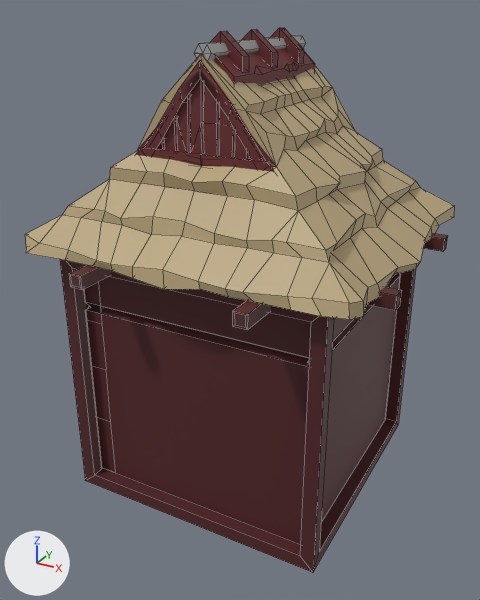
Two versions of the Blender file Assets/3D Models/Buildings/Assassin Building.blend, one commit apart.
Rendered twice from a 50 mm lens placed at (1.52, -2.9, 2.35), pointed at (-0.03, -0.09, 0.94). Arrows for +X, +Y and +Z are at lower left; the lights stay in place. Mesh edges are drawn as thin lines.

The older version as bpy lines, for what is in view:
```python
ob_sm_bld_house_door_02 = bpy.data.objects.new('SM_Bld_House_Door_02', me_mesh_001)
ob_sm_bld_house_door_02.parent = ob_sm_bld_tower_02
ob_sm_bld_house_door_02.location = (-0.62, 0.0, 0.0)
ob_sm_bld_house_door_02.rotation_euler = (1.571, 0.0, -1.571)  # degrees (90, 0, -90)
ob_sm_bld_house_door_02.scale = (0.543, 0.543, 0.543)
ob_sm_bld_house_roof_thatch_01 = bpy.data.objects.new('SM_Bld_House_Roof_Thatch_01', me_mesh_002)
ob_sm_bld_house_roof_thatch_01.parent = ob_sm_bld_tower_02
ob_sm_bld_house_roof_thatch_01.location = (0.0, 0.0, 1.244)
ob_sm_bld_house_roof_thatch_01.rotation_euler = (1.571, 0.0, 0.0)  # degrees (90, 0, 0)
ob_sm_bld_house_roof_thatch_01.scale = (0.312, 0.312, 0.233)
ob_sm_bld_tower_02 = bpy.data.objects.new('SM_Bld_Tower_02', me_mesh)
ob_sm_bld_tower_02.location = (0.0, 0.0, 0.0)
ob_sm_bld_tower_02.rotation_euler = (1.571, 0.0, 0.0)  # degrees (90, 0, 0)
```
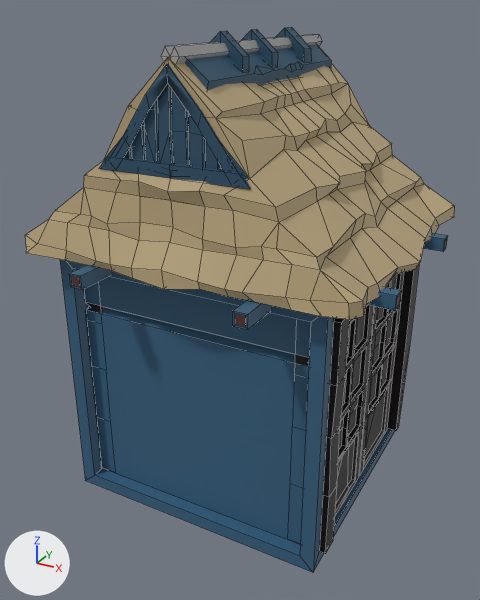
Commit message: Final Building Models

Changed parts and their boxes (x1, y1, x2, y2) in the pictures (480 x 600 px; the box of a moved part takes in the faces that stretch with it):
'SM_Bld_House_Roof_Thatch_01', surface changed, reshaped (brown to blue)
    before: (25, 28, 455, 320)
    after: (25, 27, 455, 320)
'SM_Bld_Tower_02', surface changed (brown to blue)
    both: (60, 233, 448, 572)
'SM_Bld_House_Door_02', surface changed, modifiers changed
    before: (86, 302, 105, 313)
    after: (86, 265, 419, 554)
part 2 of me_mesh_002, moved or reshaped
    before: (136, 147, 274, 172)
    after: (99, 156, 251, 189)
part 3 of me_mesh_002, moved or reshaped
    before: (194, 36, 306, 61)
    after: (161, 35, 322, 64)
part 4 of me_mesh_002, moved or reshaped
    before: (144, 60, 267, 161)
    after: (111, 64, 239, 173)
part 5 of me_mesh_002, moved or reshaped
    before: (159, 80, 251, 159)
    after: (126, 86, 223, 170)
part 6 of me_mesh_002, moved or reshaped
    before: (25, 28, 455, 320)
    after: (25, 27, 455, 320)

Patch to the scene script:
```diff
--- a/Assets/3D Models/Buildings/Assassin Building.blend.py
+++ b/Assets/3D Models/Buildings/Assassin Building.blend.py
@@ img_samurai_player_1_png_001 @@
+img_samurai_player_1_png_001 = load_image('Samurai_Player_1.png.001', '../../Textures/Building/Samurai_Player_1.png', 512, 512, 'sRGB')
@@ mat_lambert358 @@
 mat_lambert358 = principled_material('lambert358')
-mat_lambert358.texture = img_samurai_player_2_png
+mat_lambert358.texture = img_samurai_player_1_png_001
 mat_lambert358.roughness = 0.553
@@ me_mesh @@
 me_mesh.from_pydata(...)  # 149 vertices, 129 faces; spans x -0.89..0.88, y -0.07..1.34, z -0.89..0.88
 # used by ob_sm_bld_tower_02; location = (0.0, 0.0, 0.0); rotation_euler = (1.571, 0.0, 0.0), in degrees (90, 0, 0)
+# me_mesh part 1: texture (UV) coordinates of 120 of 129 faces, centred in x -0.89..0.88, y -0.04..1.34, z -0.89..0.88, changed; they spanned u 0.57..0.57, v 0.43..0.43 and now span u 0.38..0.38, v 0.85..0.85
 me_mesh.materials.append(mat_lambert358)
@@ me_mesh_002 @@
 # used by ob_sm_bld_house_roof_thatch_01; parent = ob_sm_bld_tower_02; location = (0.0, 0.0, 1.244); rotation_euler = (1.571, 0.0, 0.0), in degrees (90, 0, 0); scale = (0.312, 0.312, 0.233)
-me_mesh_002.from_pydata(...)  # 641 vertices, 551 faces; spans x -2.75..2.75, y 0.0..3.24, z -3.46..3.46
+me_mesh_002.from_pydata(...)  # 641 vertices, 551 faces; spans x -2.75..2.75, y 0.0..3.24, z -3.51..3.46
+# me_mesh_002 part 2: the loose piece of 12 vertices spanning x -1.17..1.16, y 1.53..1.7, z 1.93..2.09 is moved by (0.0, 0.0, 1.0)
+# me_mesh_002 part 3: the loose piece of 14 vertices spanning x -0.13..0.13, y 2.87..3.1, z -2.07..1.96 is scaled about its middle by (1, 1, 1.49), then moved by (0.0, 0.0, 0.02)
+# me_mesh_002 part 4: the loose piece of 24 vertices spanning x -1.02..1.02, y 1.54..2.91, z 1.93..2.06 is moved by (0.0, 0.0, 1.0)
+# me_mesh_002 part 5: the loose piece of 79 vertices spanning x -1.13..1.13, y 1.46..2.82, z 1.95..1.99 is moved by (0.0, 0.0, 1.0)
+# me_mesh_002 part 6: 237 of 641 vertices moved; they spanned x -2.57..2.69, y 0.14..3.24, z -3.44..3.41 and now span x -2.57..2.69, y 0.14..3.24, z -3.51..3.45; mean shift (0.0, 0.0, -0.07); largest move (-1.12, 1.64, 2.02) -> (-1.12, 1.64, 3.03)
 me_mesh_002.materials.append(mat_lambert358)
@@ ob_sm_bld_house_door_02 @@
 ob_sm_bld_house_door_02.scale = (0.543, 0.543, 0.543)
+_m = ob_sm_bld_house_door_02.modifiers.new('Mirror', 'MIRROR')
+_m.mirror_object = ob_sm_bld_tower_02
```
